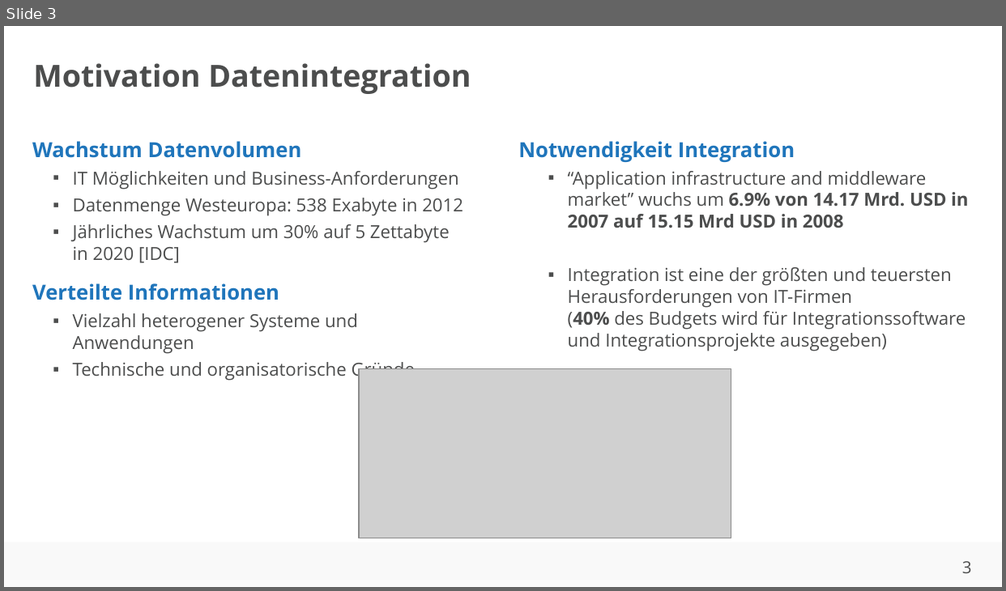
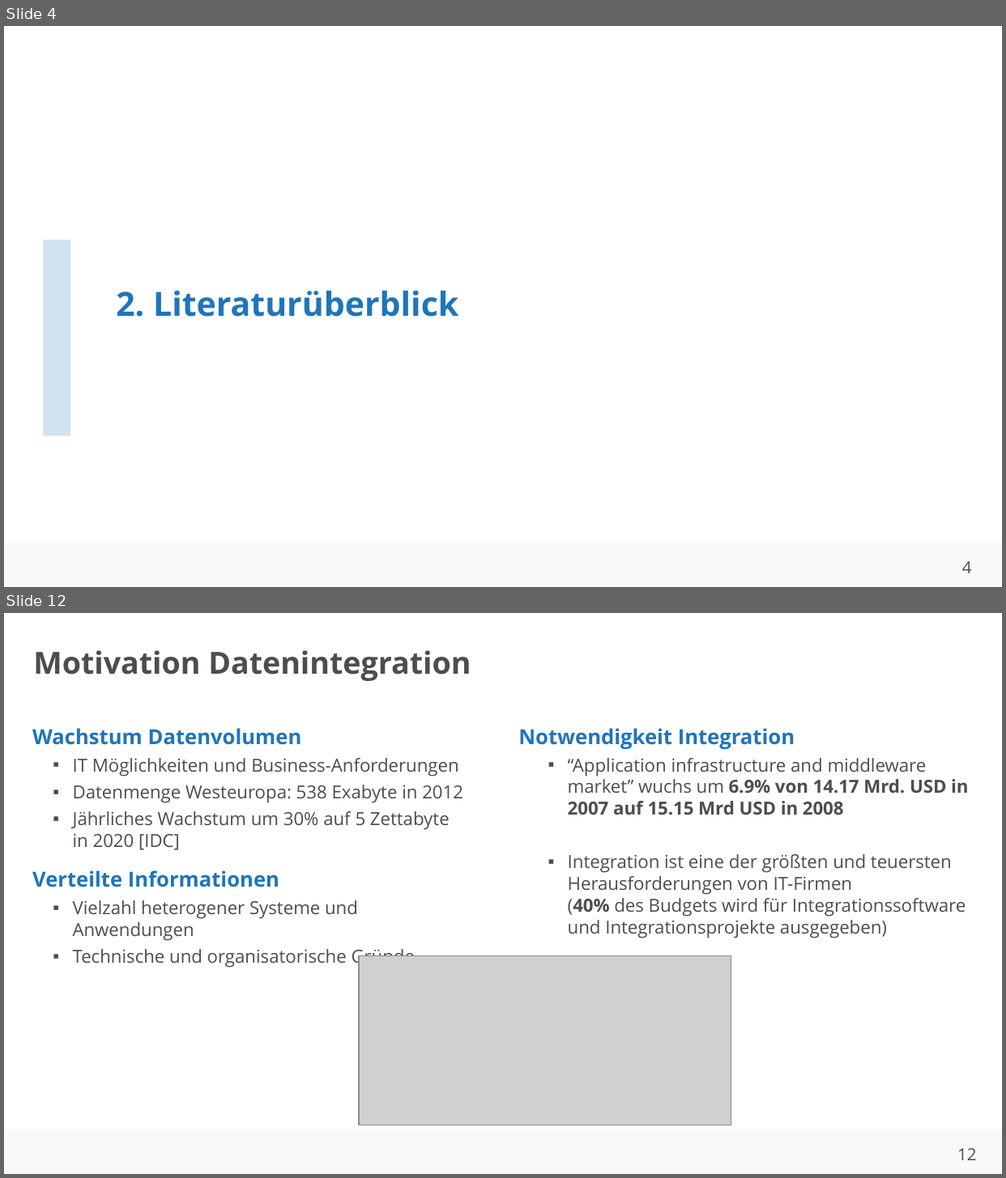
Before and after one commit to ahndavin/Abschlussarbeit_Bachelor, a slide deck: Kolloquium/Kolloquium.pptx. Shown one above the other, each under a label of ours: slide 3 before the commit, slides 4 and 12 after it; the slides between them are not shown. The pictures are 1006x591 and 1006x1178 pixels, drawn with LibreOffice and Linux fonts; fonts in the diff are those of the drawing; grey boxes stand for pictures; background and template pictures are left out. Boxes give left, top, right and bottom in pixels: in the first picture for what was removed or moved away, otherwise in the second. Text is boxed around its words. In the diff, an @@ line names an element or a change of style, - is before the commit and + after.

```diff
--- a/Kolloquium/Kolloquium.pptx
+++ b/Kolloquium/Kolloquium.pptx
@@ slide 4 added at bbox=[4, 26, 1002, 587], background #FFFFFF; not listed: 2 template elements that a slide beside it also shows @@
@@ rectangle added at bbox=[43, 240, 71, 436], fill #D0E3F3 @@
@@ rectangle added at bbox=[883, 243, 1001, 361], fill #FFFFFF at 50% opacity @@
@@ rectangle added at bbox=[942, 257, 1002, 319], fill #FFFFFF at 50% opacity @@
@@ title added at bbox=[116, 290, 458, 317], 24 pt, text #1F75BB, bold @@
+2. Literaturüberblick
@@ what was slide 3 is now slide 12 @@
@@ page number at bbox=[957, 1148, 976, 1161]: text changed @@
-3
+12
```
Also in this commit, not shown: 14 other slides added, 1 slide removed, 3 other files.
